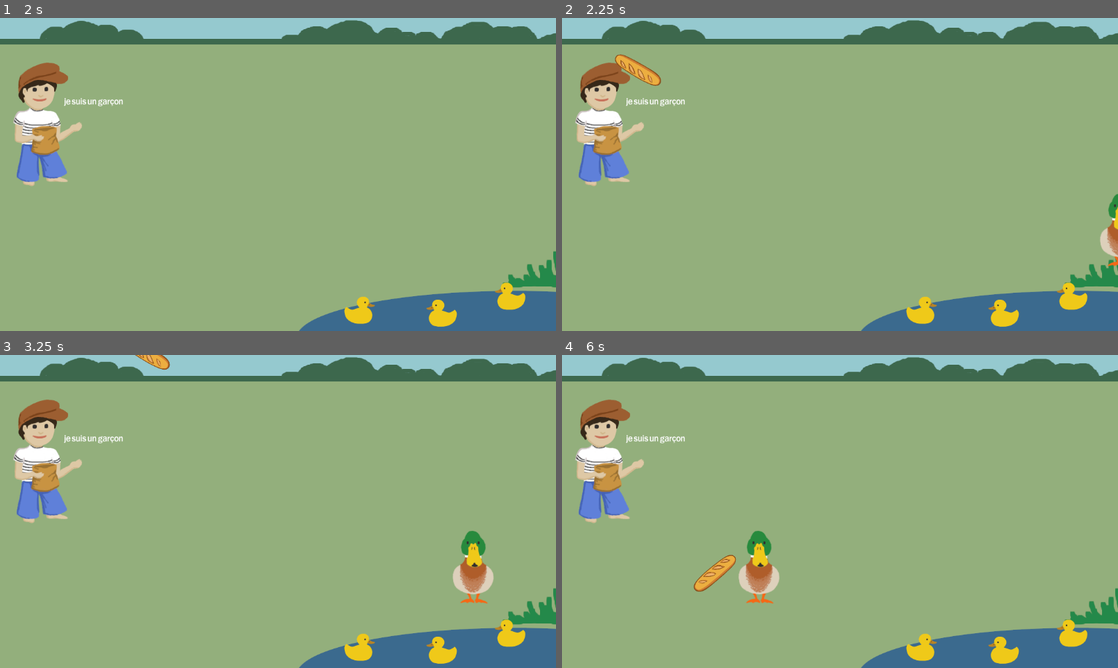
Above: before the commit, frames 1-4 (two rows, left to right).
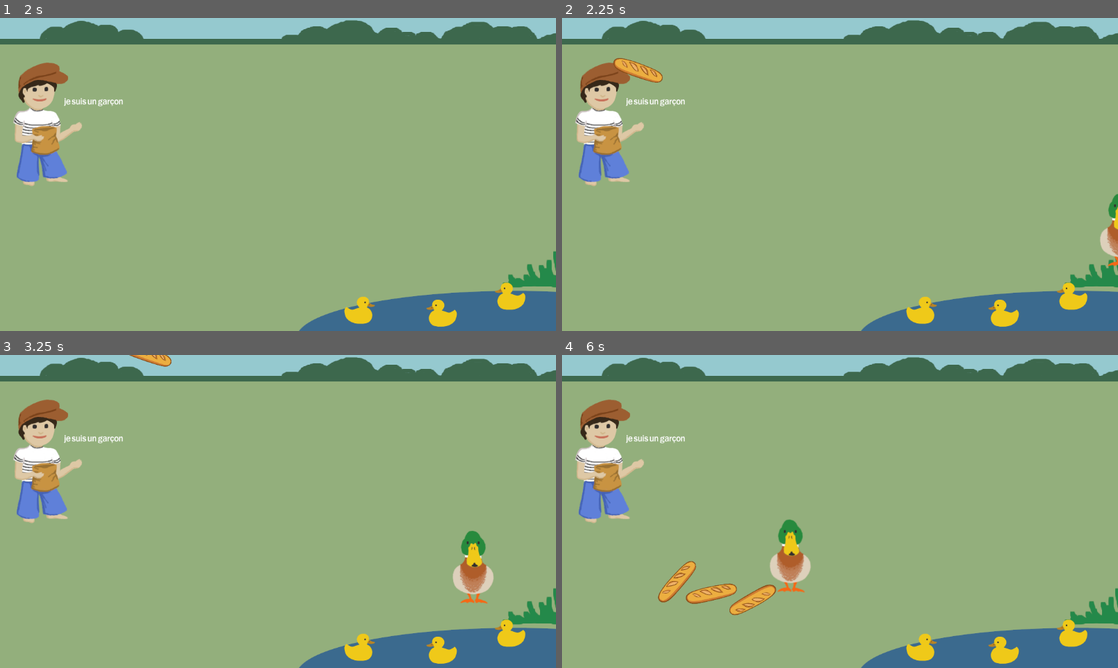
Above: after the commit, the same moments.

Repository: baguette-ballett/baguette-ballett
Game: Godot game, scene res://scenes/intro/intro.tscn
Two runs of this game, one before a commit and one after it. Both use one fixed random seed, a clock stepped at 60 frames per second and the inputs below.
Inputs:
- Up to frame 1 (2 s): click "Start" at 0.5 s; tap Enter (ui_accept) at 1.25 s; hold Right (ui_right) from 1.28 s (still down); hold Enter (ui_accept) from 1.28 s (still down)
- Up to frame 2 (2.25 s): release Right (ui_right) at 2.03 s; release Enter (ui_accept) at 2.03 s; hold Left (ui_left) from 2.03 s (still down); tap Enter (ui_accept) at 2.1 s
- Up to frame 3 (3.25 s): tap Enter (ui_accept) at 2.27, 2.57 s; release Left (ui_left) at 2.78 s; hold Right (ui_right) from 2.78 s (still down); hold Enter (ui_accept) from 2.78 s (still down)
- Up to frame 4 (6 s): release Enter (ui_accept) at 3.53 s; tap Enter (ui_accept) at 3.6, 3.77, 4.07, 5.1, 5.27, 5.57 s; release Right (ui_right) at 4.28 s; hold Enter (ui_accept) 4.28-5.03 s; hold Left (ui_left) from 4.28 s (still down); hold Enter (ui_accept) from 5.78 s (still down)

Frame 1 is identical in both runs. In frame 2, 0.3% of the frame differs, in the area x 9-19%, y 11-22%; in frame 3, 0.2%; in frame 4, 3.3%, in the area x 17-45%, y 52-84%.

Commit message:
Use contact monitor instead of Area2D

Diff:
--- a/project.godot
+++ b/project.godot
@@ -49,6 +49,12 @@
 ]
 }
 
+[layer_names]
+
+2d_physics/layer_1="ground"
+2d_physics/layer_2="player"
+2d_physics/layer_3="baguette"
+
 [rendering]
 
 renderer/rendering_method="mobile"
--- a/scenes/baguette/baguette.gd
+++ b/scenes/baguette/baguette.gd
@@ -6,8 +6,10 @@
 func _ready():
 	self.rotation_degrees = randf_range(-180.0, 180.0)
 
-func _on_baguette_area_entered(body):
-	if body.name == "ground body":
+func _on_body_entered(body):
+	if body.name == self.name:
+		print(body.name)
+	if body.name == "ground":
 		get_parent().call_deferred("remove_child", self)
 		self.queue_free()
 		return
--- a/scenes/baguette/baguette.tscn
+++ b/scenes/baguette/baguette.tscn
@@ -3,23 +3,19 @@
 [ext_resource type="Script" uid="uid://bffd7f2ih6a6c" path="res://scenes/baguette/baguette.gd" id="1_gruu6"]
 [ext_resource type="Texture2D" uid="uid://douvhh1rirfyx" path="res://assets/sprites/baguette.png" id="2_fxtg6"]
 
-[node name="baguette" type="RigidBody2D"]
-collision_layer = 3
-collision_mask = 3
+[node name="Baguette" type="RigidBody2D"]
+collision_layer = 4
+collision_mask = 7
+contact_monitor = true
+max_contacts_reported = 1
 script = ExtResource("1_gruu6")
 
-[node name="baguette sprite" type="Sprite2D" parent="."]
+[node name="Sprite2D" type="Sprite2D" parent="."]
 scale = Vector2(0.4, 0.4)
 texture = ExtResource("2_fxtg6")
 
-[node name="baguette collision" type="CollisionPolygon2D" parent="."]
+[node name="CollisionPolygon2D" type="CollisionPolygon2D" parent="."]
 scale = Vector2(0.4, 0.4)
 polygon = PackedVector2Array(92, -99, 96, -94, 99, -89, 100, -85, 100, -72, 98, -65, 93, -55, 84, -42, 64, -17, 9, 45,  …(243 unchanged characters)…
 
-[node name="baguette area" type="Area2D" parent="."]
-
-[node name="baguette area collision" type="CollisionPolygon2D" parent="baguette area"]
-scale = Vector2(0.4, 0.4)
-polygon = PackedVector2Array(92, -99, 96, -94, 99, -89, 100, -85, 100, -72, 98, -65, 93, -55, 84, -42, 64, -17, 9, 45, -20, 76, -39, 93, -50, 100, -60, 104, -66, 106, -77, 106, -85, 103, -90, 100, -94, 96, -98, 88, -99, 82, -99, 74, -96, 65, -90, 52, -81, 39, -67, 21, -49, -1, -29, -22, 9, -61, 28, -79, 40, -89, 50, -97, 60, -102, 70, -105, 80, -105, 85, -103)
-
-[connection signal="body_entered" from="baguette area" to="." method="_on_baguette_area_entered"]
+[connection signal="body_entered" from="." to="." method="_on_body_entered"]
--- /dev/null
+++ b/scenes/ground/ground.tscn
@@ -0,0 +1,13 @@
+[gd_scene load_steps=3 format=3 uid="uid://c6boav4rby1gm"]
+
+[sub_resource type="PhysicsMaterial" id="PhysicsMaterial_u52ul"]
+
+[sub_resource type="RectangleShape2D" id="RectangleShape2D_5xgho"]
+size = Vector2(4056, 48)
+
+[node name="ground" type="StaticBody2D"]
+physics_material_override = SubResource("PhysicsMaterial_u52ul")
+
+[node name="CollisionShape2D" type="CollisionShape2D" parent="."]
+position = Vector2(55, 0)
+shape = SubResource("RectangleShape2D_5xgho")
--- a/scenes/level/level.tscn
+++ b/scenes/level/level.tscn
@@ -6,15 +6,11 @@
 [ext_resource type="PackedScene" uid="uid://nmxc788sia0e" path="res://scenes/player/player.tscn" id="2_s8ale"]
 [ext_resource type="Texture2D" uid="uid://d3ep8peebrglw" path="res://assets/sprites/background_right.png" id="2_vpf64"]
 [ext_resource type="PackedScene" uid="uid://5hvp3ygscuig" path="res://scenes/boy/boy.tscn" id="6_wcngd"]
+[ext_resource type="PackedScene" uid="uid://c6boav4rby1gm" path="res://scenes/ground/ground.tscn" id="7_tf2q7"]
 [ext_resource type="AudioStream" uid="uid://cyhrg1m2rpgmj" path="res://assets/sounds/Sergio_27s_Magic_Dustbin.mp3" id="7_wcngd"]
 [ext_resource type="Texture2D" uid="uid://ckbvfvvt86i3u" path="res://assets/sprites/buttonLeft.png" id="7_xv074"]
 [ext_resource type="Texture2D" uid="uid://xnw6sx0diw5p" path="res://assets/sprites/buttonRight.png" id="8_sytrn"]
 [ext_resource type="Texture2D" uid="uid://dlcxs7ernhhm4" path="res://assets/sprites/duckling.png" id="8_tf2q7"]
-
-[sub_resource type="PhysicsMaterial" id="PhysicsMaterial_u52ul"]
-
-[sub_resource type="RectangleShape2D" id="RectangleShape2D_5xgho"]
-size = Vector2(4056, 48)
 
 [sub_resource type="Curve2D" id="Curve2D_vpf64"]
 _data = {
@@ -41,15 +37,8 @@
 [node name="player" parent="." instance=ExtResource("2_s8ale")]
 position = Vector2(570, 457)
 
-[node name="ground body" type="StaticBody2D" parent="."]
+[node name="ground body" parent="." instance=ExtResource("7_tf2q7")]
 position = Vector2(574, 539)
-collision_layer = 3
-collision_mask = 0
-physics_material_override = SubResource("PhysicsMaterial_u52ul")
-
-[node name="ground collision" type="CollisionShape2D" parent="ground body"]
-position = Vector2(55, 0)
-shape = SubResource("RectangleShape2D_5xgho")
 
 [node name="SpawnArea" type="Path2D" parent="."]
 curve = SubResource("Curve2D_vpf64")
--- a/scenes/player/player.tscn
+++ b/scenes/player/player.tscn
@@ -3,18 +3,13 @@
 [ext_resource type="Script" uid="uid://58aex222u1a5" path="res://scenes/player/player.gd" id="1_cm2cf"]
 [ext_resource type="Texture2D" uid="uid://v54eeiaxubhp" path="res://assets/sprites/duck.png" id="2_dovo2"]
 
-[node name="player" type="CharacterBody2D"]
+[node name="Player" type="CharacterBody2D"]
+collision_layer = 2
+collision_mask = 5
 script = ExtResource("1_cm2cf")
 
-[node name="player collision" type="CollisionPolygon2D" parent="."]
+[node name="CollisionPolygon2D" type="CollisionPolygon2D" parent="."]
 polygon = PackedVector2Array(30, 76, -28, 76, -44, 27, -44, 14, -39, 2, -30, -5, -26, -45, -23, -55, -19, -59, -16, -67, -13, -71, -10, -74, -8, -75, 1, -75, 6, -73, 9, -71, 12, -68, 16, -61, 20, -57, 22, -54, 25, -47, 31, -1, 37, 5, 41, 12, 42, 18, 42, 27)
 
-[node name="player sprite" type="Sprite2D" parent="."]
+[node name="Sprite2D" type="Sprite2D" parent="."]
 texture = ExtResource("2_dovo2")
-
-[node name="player area" type="Area2D" parent="."]
-collision_layer = 3
-collision_mask = 3
-
-[node name="player area collision" type="CollisionPolygon2D" parent="player area"]
-polygon = PackedVector2Array(30, 76, -28, 76, -44, 27, -44, 14, -39, 2, -30, -5, -26, -45, -23, -55, -19, -59, -16, -67, -13, -71, -10, -74, -8, -75, 1, -75, 6, -73, 9, -71, 12, -68, 16, -61, 20, -57, 22, -54, 25, -47, 31, -1, 37, 5, 41, 12, 42, 18, 42, 27)
Not shown: 1 places in scenes/level/level.tscn that only renumber resources
